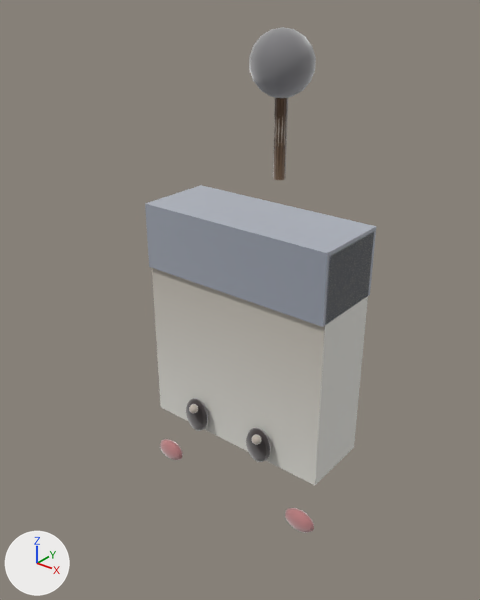
Renders of the glTF model assets/models/pets/pd192ac80.glb from each side of a commit.
Before and after are seen from a camera (50 mm lens) standing at (0.484, -0.636, 0.612) and looking at (-0.012, -0.016, 0.228). Arrows for +X, +Y and +Z are at lower left; the lights stay in place. The first picture is the older version. Vertices at exactly the same position are counted once.

Names of what the first picture shows: 'pet_pd192ac80'.
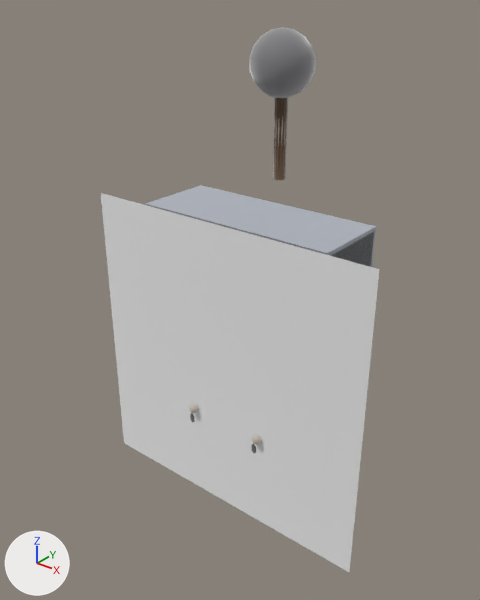
Changed parts and their boxes (x1, y1, x2, y2) in the pictures (480 x 600 px):
'pet_pd192ac80', reshaped (20% wider, 8% taller): before (145, 27, 376, 533); after (101, 27, 379, 572)
part 1 of me_pet_pd192ac80, added: after (101, 193, 379, 572)
part 2 of me_pet_pd192ac80, edited (looks the same): (145, 98, 376, 267) in both

Diff of the bpy script that builds the scene:
```diff
--- a/assets/models/pets/pd192ac80.glb.py
+++ b/assets/models/pets/pd192ac80.glb.py
@@ mat_clay__ffffff_0_9 @@
+mat_clay__ffffff_0_9 = bpy.data.materials.new('clay_#ffffff_0.9_-')
+mat_clay__ffffff_0_9.use_nodes = True; mat_clay__ffffff_0_9.node_tree.nodes.clear()
+_N = mat_clay__ffffff_0_9.node_tree.nodes; _L = mat_clay__ffffff_0_9.node_tree.links
+n0 = _N.new('ShaderNodeBsdfPrincipled'); n0.name = 'Principled BSDF'
+n0.inputs[2].default_value = 0.9  # 'Roughness'
+n0.inputs[24].default_value = 1.0  # 'Sheen Weight'
+n1 = _N.new('ShaderNodeOutputMaterial'); n1.name = 'Material Output'
+n2 = _N.new('ShaderNodeVertexColor'); n2.name = 'Color Attribute'
+_L.new(n0.outputs[0], n1.inputs[0])  # 'BSDF' to 'Surface'
+_L.new(n2.outputs[0], n0.inputs[0])  # 'Color' to 'Base Color'
@@ me_pet_pd192ac80 @@
 # used by ob_pet_pd192ac80; location = (0.0, 0.0, 0.0)
 # verts and faces of me_pet_pd192ac80; kept vertices keep their numbers, new ones are numbered from 735
-me_pet_pd192ac80.from_pydata(...)  # 735 vertices, 1416 faces; spans x -0.143..0.143, y -0.08..0.089, z -0.066..0.56
+me_pet_pd192ac80.from_pydata(...)  # 739 vertices, 1418 faces; spans x -0.21..0.21, y -0.08..0.089, z -0.07..0.56
+# me_pet_pd192ac80 part 1
+verts[735] = (-0.21, -0.07, -0.07)  # pixel (124, 443)
+verts[736] = (0.21, -0.07, -0.07)  # pixel (349, 572)
+verts[737] = (0.21, -0.07, 0.35)  # pixel (379, 269)
+verts[738] = (-0.21, -0.07, 0.35)  # pixel (100, 192)
+faces += [(735, 736, 737), (735, 737, 738)]  # mat_clay__ffffff_0_9
+# me_pet_pd192ac80 part 2: 38 kept faces spanning x -0.14..0.14, y -0.055..0.058, z 0.02..0.5 get new vertex colours; the middle colour goes from light grey #c9c4c0 to light grey #c8c3be
 me_pet_pd192ac80.materials.append(mat_clay__fffdf4_0_85)
@@ me_pet_pd192ac80 @@
 me_pet_pd192ac80.materials.append(mat_clay__8a6844_0_85)
+me_pet_pd192ac80.materials.append(mat_clay__ffffff_0_9)
```
